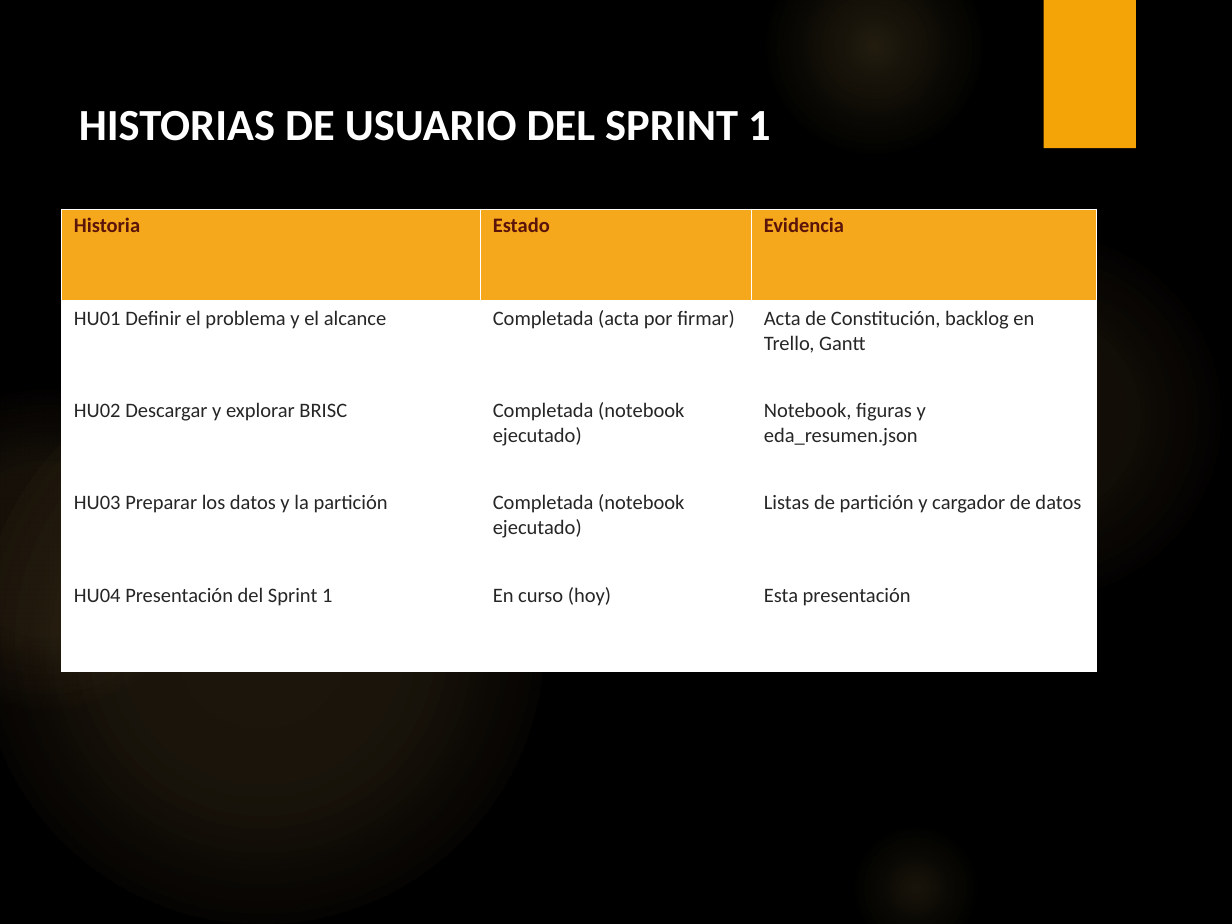
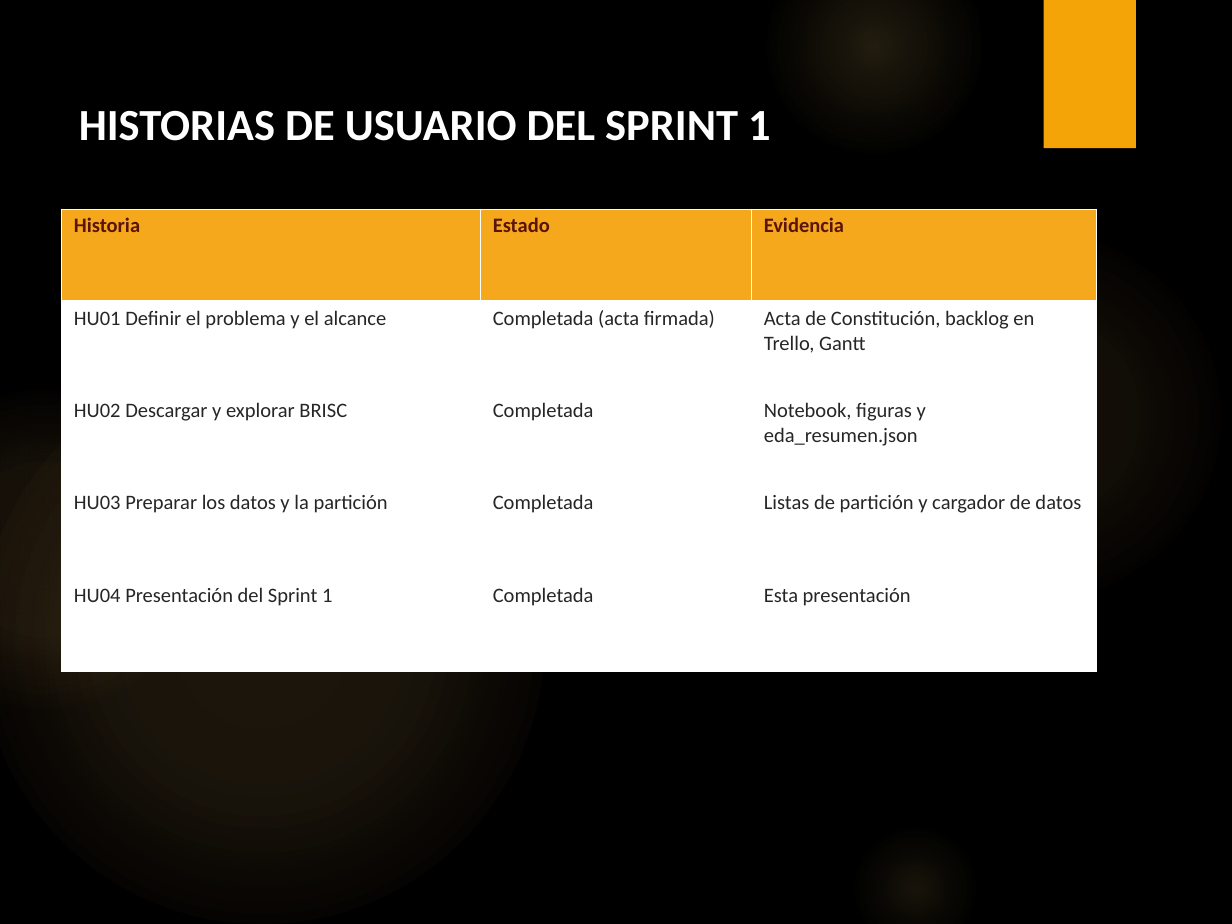
Before and after one commit to Calamar49/CNN-BRISC, a slide deck: slide 6 of 04. Revision y retrospectiva/Revisión del Sprint.pptx. Drawn at 1232x924 pixels with LibreOffice and Linux fonts; fonts in the diff are those of the drawing; background and template pictures are left out. Boxes give left, top, right and bottom in pixels: in the first picture for what was removed or moved away, otherwise in the second. Text is boxed around its words. In the diff, an @@ line names an element or a change of style, - is before the commit and + after.

```diff
--- a/04. Revision y retrospectiva/Revisión del Sprint.pptx
+++ b/04. Revision y retrospectiva/Revisión del Sprint.pptx
@@ table at [62,209,1096,671] @@
-row 2, column 2: Completada (acta por firmar)
+row 2, column 2: Completada (acta firmada)
-row 3, column 2: Completada (notebook ejecutado)
+row 3, column 2: Completada
-row 4, column 2: Completada (notebook ejecutado)
+row 4, column 2: Completada
-row 5, column 2: En curso (hoy)
+row 5, column 2: Completada
```
Also in this commit, not shown: 1 other slide changed, 13 other files.
